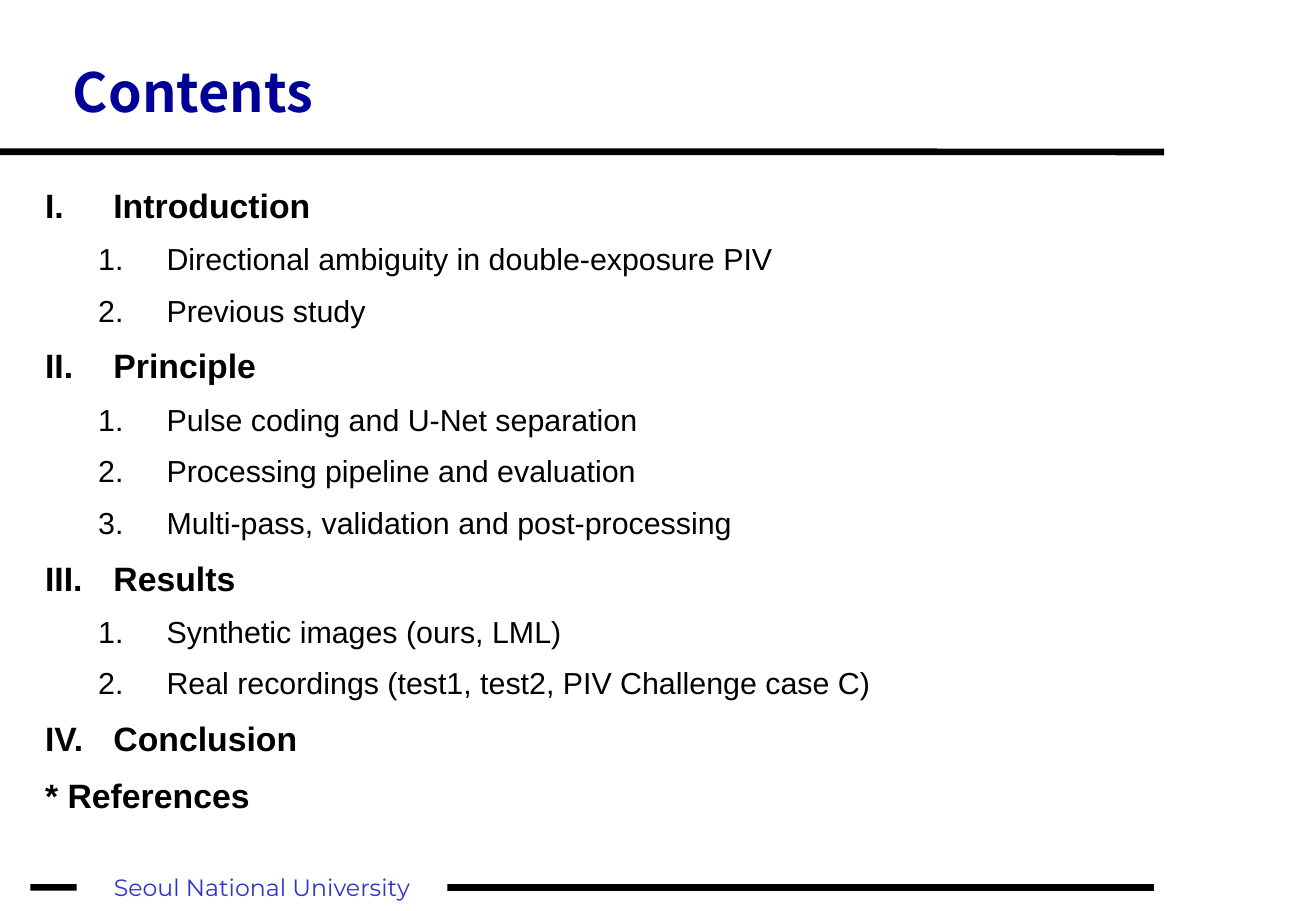
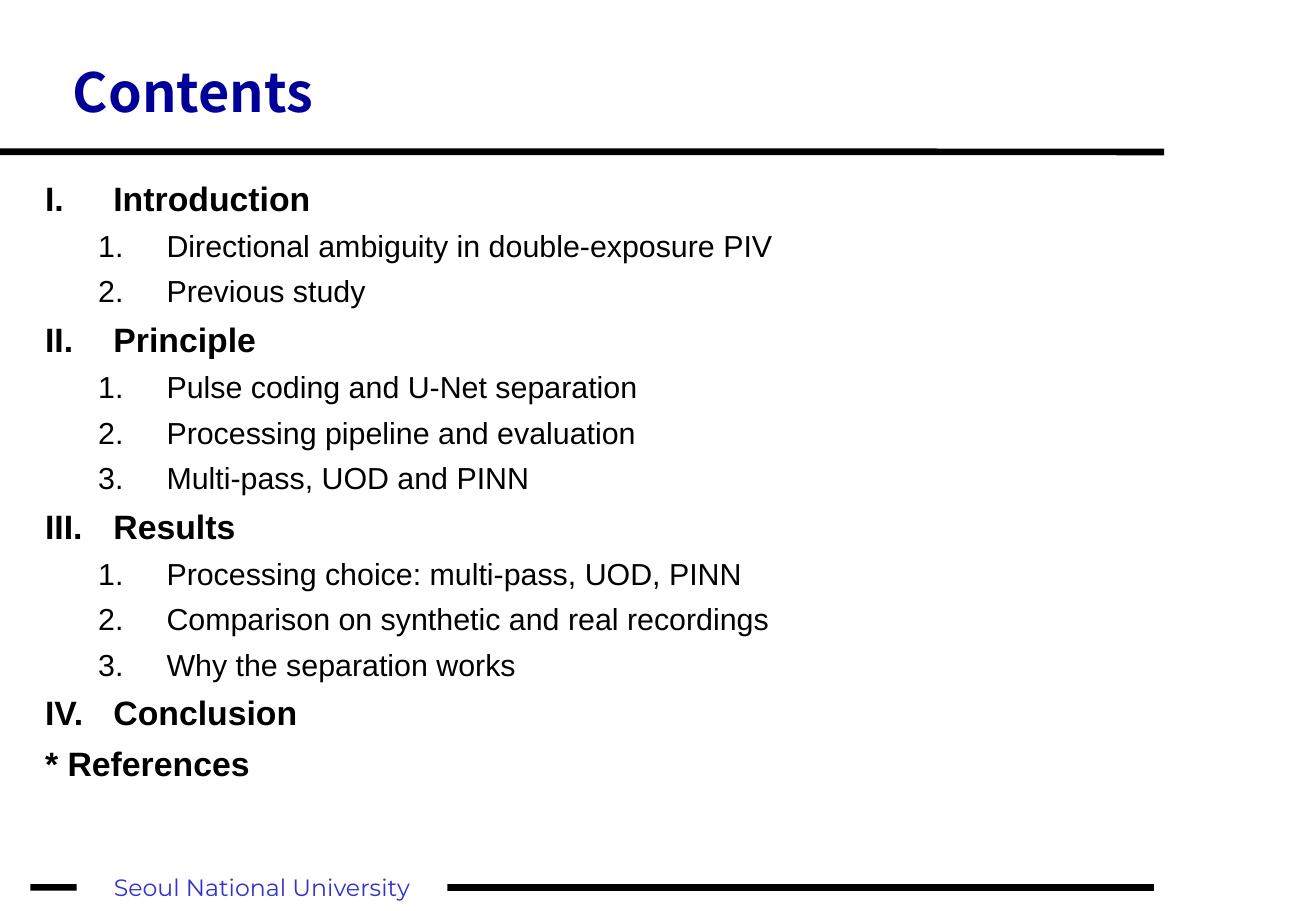
Before and after one commit to fosherrat/piv_termproject, a slide deck: slide 2 of presentation/PIV_term_project.pptx. Drawn at 1316x911 pixels with LibreOffice and Linux fonts; fonts in the diff are those of the drawing. Boxes give left, top, right and bottom in pixels: in the first picture for what was removed or moved away, otherwise in the second. Text is boxed around its words. In the diff, an @@ line names an element or a change of style, - is before the commit and + after.

```diff
--- a/presentation/PIV_term_project.pptx
+++ b/presentation/PIV_term_project.pptx
@@ text at box(68, 186, 772, 777): line spacing 1.25 to 1.08 @@
@@ text at box(167, 467, 530, 495): text changed @@
-  3. Multi-pass, validation and post-processing
+  3. Multi-pass, UOD and PINN
@@ text at box(167, 563, 769, 682): text changed @@
-  1. Synthetic images (ours, LML)
-  2. Real recordings (test1, test2, PIV Challenge case C)
+  1. Processing choice: multi-pass, UOD, PINN
+  2. Comparison on synthetic and real recordings
+  3. Why the separation works
```
Also in this commit, not shown: 10 other slides changed, 5 slides added, 2 slides removed, 8 other files.
